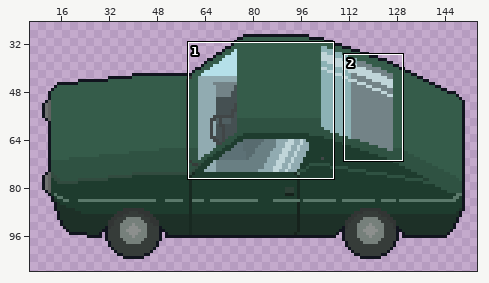
One commit to this sprite sheet: Operation_Escape/Assets/Sprite/Asset/Asset_Car.png. The picture above shows the old version from afar; the outline marks the close-up.
Close-up. Old version:
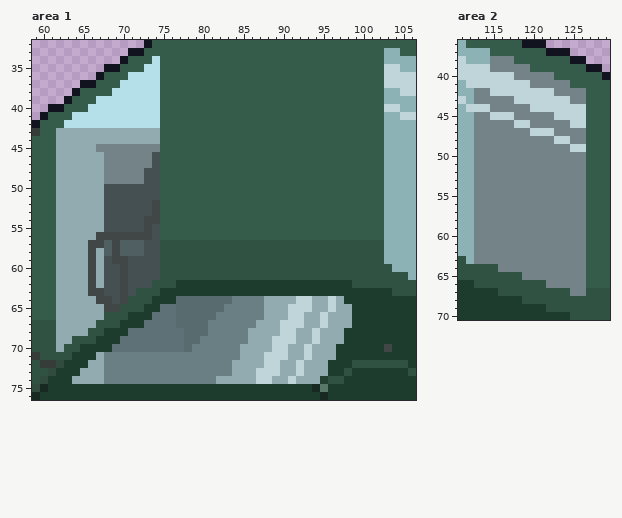
The file is 160x128 pixels. Colours within 5 levels of each other are drawn and written as one. Shown: area 1: x 59..106, y 32..76; area 2: x 111..129, y 36..70. The wide view leaves out empty margins.
New version:
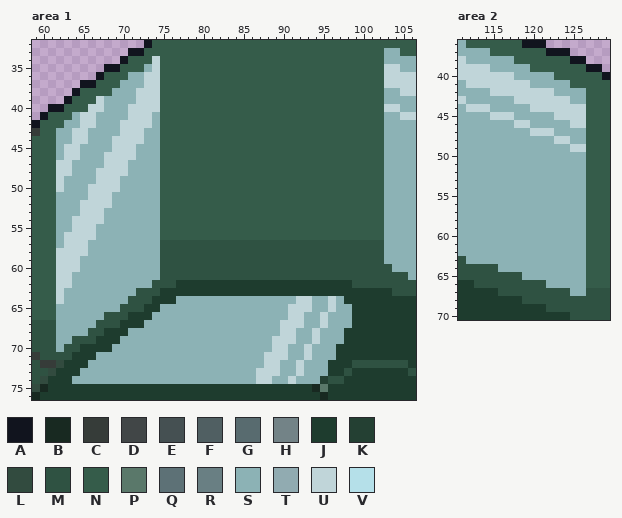
Palette (. is transparent): A #11141e  B #182921  C #363c39  D #414647  E #455052  F #505f62  G #586b6f  H #738387  J #1e3c2e  K #244033  L #324b3f  M #2f5242  N #355c4a  P #5a786a  Q #5d7176  R #697f83  S #8cb2b5  T #91abb1  U #c0d5d9  V #b5e0e9
The exact change:
Changed rows in their new state; - is an unchanged pixel.
Area 1:
first column x 62:
34 ------------U-----------------------------
35 -----------SU-----------------------------
36 ---------SSUU-----------------------------
37 --------SSSUU-----------------------------
38 -------SSSUUU-----------------------------
39 -----USSSSUUU-----------------------------
40 ----UUSSSUUUU-----------------------------
41 --SUUSSSSUUUS-----------------------------
42 -SSUUSSSUUUUS-----------------------------
43 SSUUSSSSUUUSS-----------------------------
44 SSUUSSSUUUUSS-----------------------------
45 SUUSSSSUUUSSS-----------------------------
46 SUUSSSUUUUSSS-----------------------------
47 UUSSSSUUUSSSS-----------------------------
48 UUSSSUUUUSSSS-----------------------------
49 USSSSUUUSSSSS-----------------------------
50 USSSUUUUSSSSS-----------------------------
51 SSSSUUUSSSSSS-----------------------------
52 SSSUUUUSSSSSS-----------------------------
53 SSSUUUSSSSSSS-----------------------------
54 SSUUUUSSSSSSS-----------------------------
55 SSUUUSSSSSSSS-----------------------------
56 SUUUUSSSSSSSS-----------------------------
57 SUUUSSSSSSSSS-----------------------------
58 UUUUSSSSSSSSS-----------------------------
59 UUUSSSSSSSSSS-----------------------------
60 UUUSSSSSSSSSS-----------------------------
61 UUSSSSSSSSSSS-----------------------------
62 UUSSSSSSSSSS------------------------------
63 USSSSSSSSS--------------------------------
64 USSSSSSSS------SSSSSSSSSSSSSSS--SS-S------
65 SSSSSSSS-----SSSSSSSSSSSSSSSS---SS-SS-----
66 SSSSSS------SSSSSSSSSSSSSSSSS--SS-SSS-----
67 SSSSS------SSSSSSSSSSSSSSSSS---SS-SSS-----
68 SSSS-----SSSSSSSSSSSSSSSSSSS--SS-SSS------
69 SS------SSSSSSSSSSSSSSSSSSS---SS-SSS------
70 S------SSSSSSSSSSSSSSSSSSSS--SS-SSS------J
71 -----SSSSSSSSSSSSSSSSSSSSS---SS-SSS-------
72 ----SSSSSSSSSSSSSSSSSSSSSS--SS-SSS--------
73 ---SSSSSSSSSSSSSSSSSSSSSS---SS-SSS--------
74 --SSSSSSSSSSSSSSSSSSSSSSS--SS-SSS---------
Area 2:
first column x 113:
38 --SSS---------
39 --SSSSS-------
40 -----SSSSS----
41 -------SSSSS--
42 SS--------SSSS
43 SSSSS-------SS
44 --SSSSS-------
45 SS---SSSSS----
46 SSSSS--SSSSS--
47 SSSSSSS---SSSS
48 SSSSSSSSSS--SS
49 SSSSSSSSSSSS--
50 SSSSSSSSSSSSSS
51 SSSSSSSSSSSSSS
52 SSSSSSSSSSSSSS
53 SSSSSSSSSSSSSS
54 SSSSSSSSSSSSSS
55 SSSSSSSSSSSSSS
56 SSSSSSSSSSSSSS
57 SSSSSSSSSSSSSS
58 SSSSSSSSSSSSSS
59 SSSSSSSSSSSSSS
60 SSSSSSSSSSSSSS
61 SSSSSSSSSSSSSS
62 SSSSSSSSSSSSSS
63 SSSSSSSSSSSSSS
64 ---SSSSSSSSSSS
65 ------SSSSSSSS
66 ---------SSSSS
67 ------------SS
Pixel boxes of the changes (left, top, right, bottom) in both close-ups:
changed: (56, 56, 392, 384)
changed: (474, 56, 586, 296)
